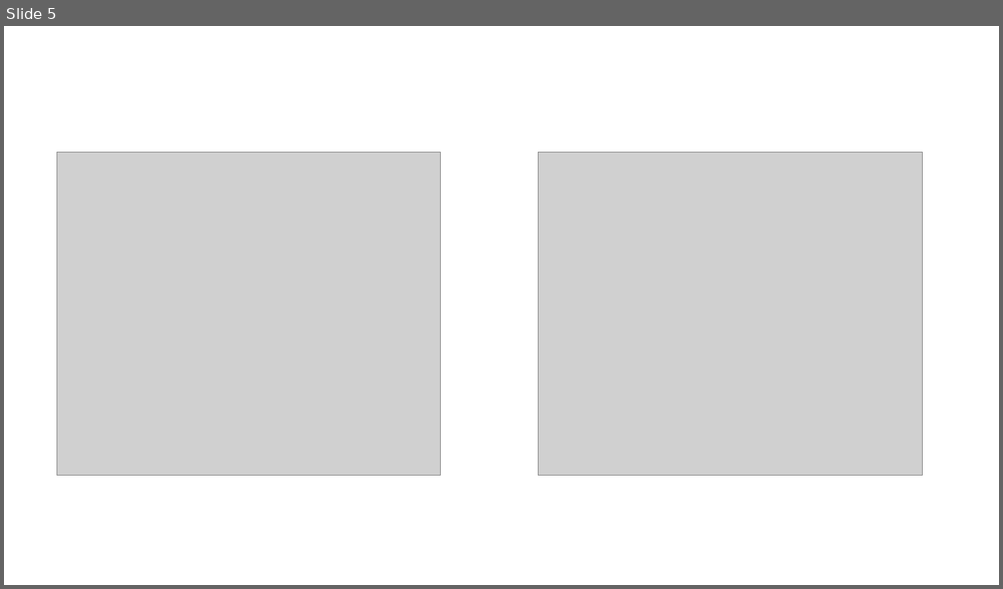
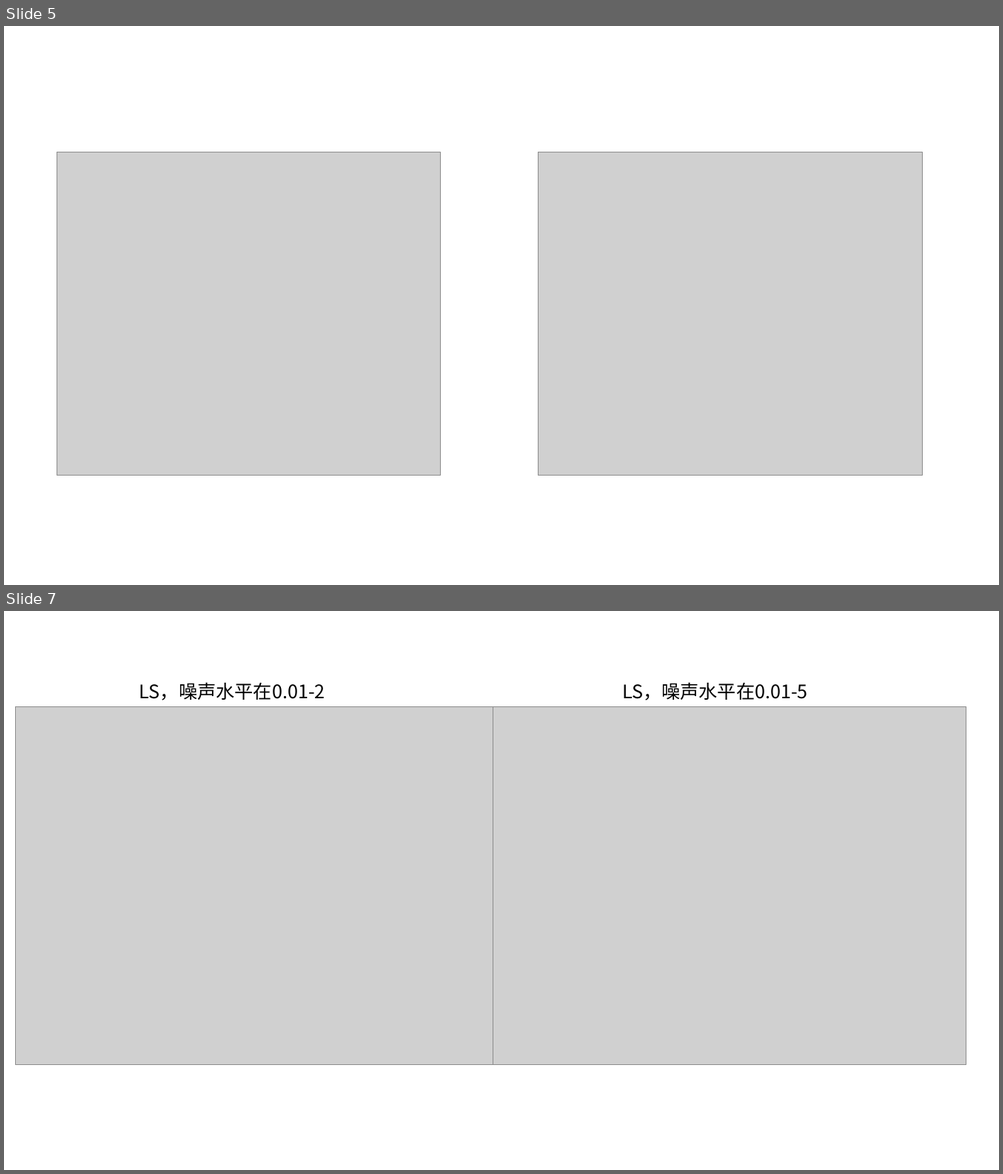
Before and after one commit to lucking666/sys, a slide deck: 3_EMtlslsresluts.pptx. Shown one above the other, each under a label of ours: slide 5 before the commit, slides 5 and 7 after it; the slides between them are not shown. The pictures are 1003x589 and 1003x1174 pixels, drawn with LibreOffice and Linux fonts; fonts in the diff are those of the drawing; grey boxes stand for pictures. Boxes give left, top, right and bottom in pixels: in the first picture for what was removed or moved away, otherwise in the second. Text is boxed around its words. In the diff, an @@ line names an element or a change of style, - is before the commit and + after.

```diff
--- a/3_EMtlslsresluts.pptx
+++ b/3_EMtlslsresluts.pptx
@@ slide 7 added at <box>4,611,999,1170</box>, background #FFFFFF @@
@@ text added at <box>139,682,325,701</box>, 18 pt, text #000000 @@
+LS，噪声水平在0.01-2
@@ text added at <box>622,682,808,701</box>, 18 pt, text #000000 @@
+LS，噪声水平在0.01-5
@@ picture added at <box>15,706,492,1065</box> @@
@@ picture added at <box>489,706,967,1065</box> @@
```
Also in this commit, not shown: 1 slide changed, 2 other slides added, 3 slides removed, 36 other files.
